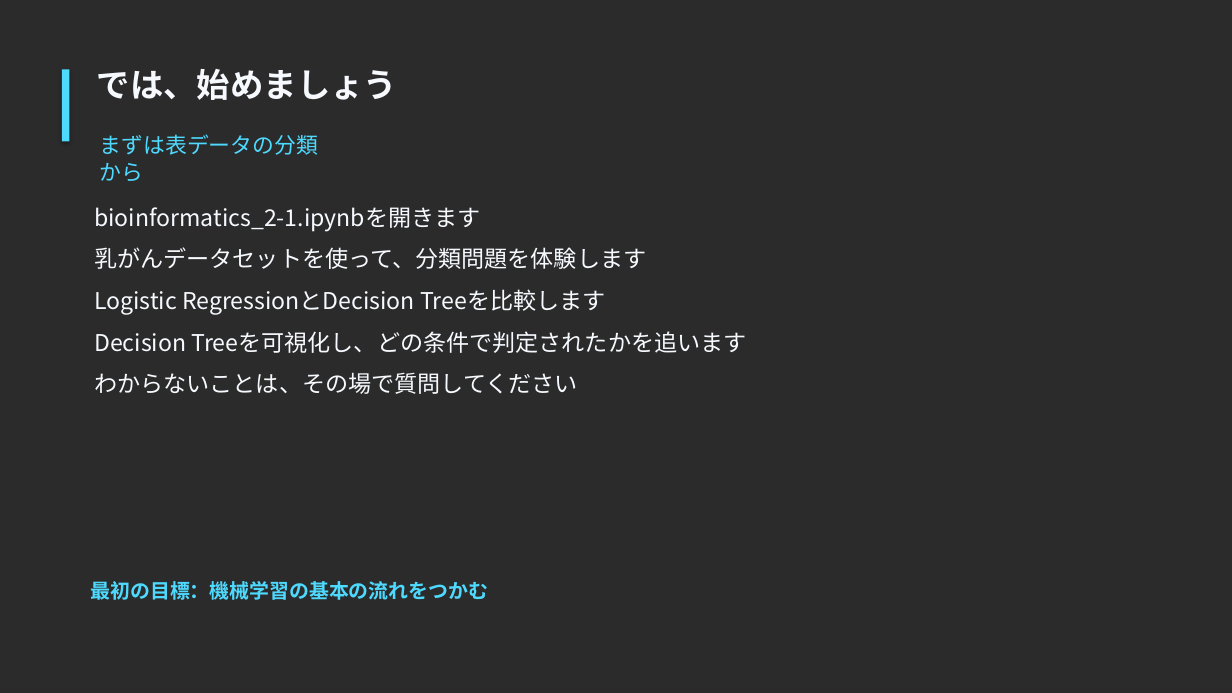
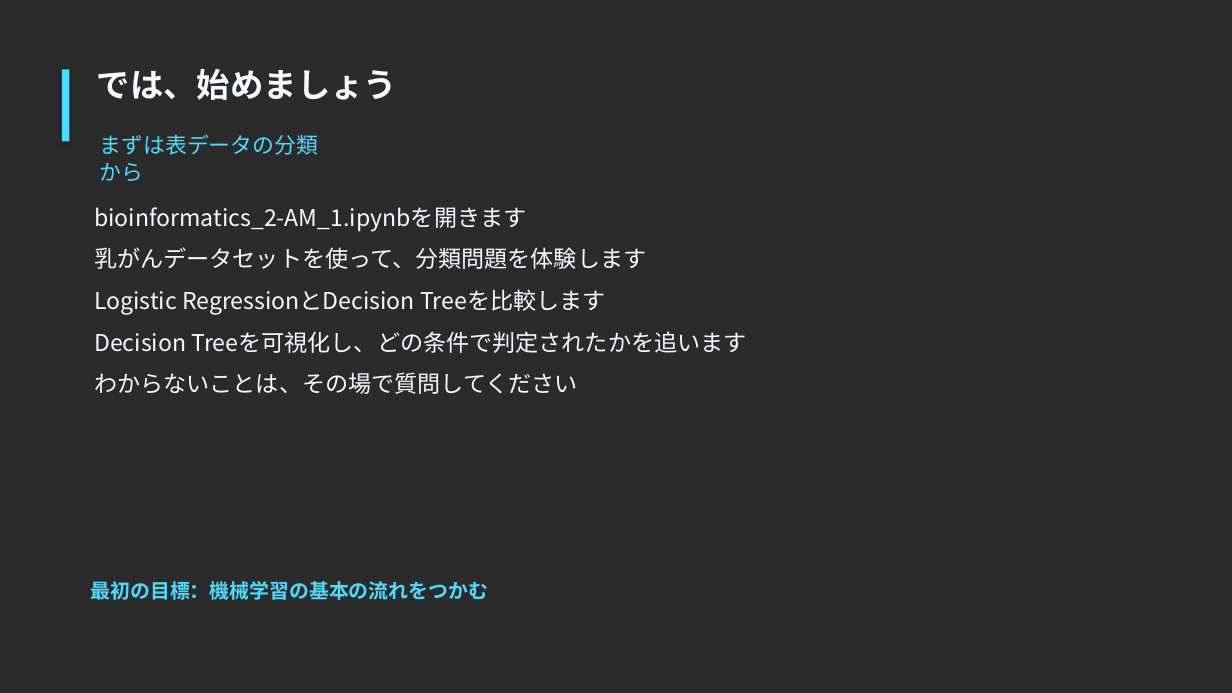
Before and after one commit to iwata97/bioinfo_2026, a slide deck: slide 14 of bioinformatics_day2_AM.pptx. Drawn at 1232x693 pixels with LibreOffice and Linux fonts; fonts in the diff are those of the drawing; background and template pictures are left out; a plain dark background stands for a picture behind light text. Boxes give left, top, right and bottom in pixels: in the first picture for what was removed or moved away, otherwise in the second. Text is boxed around its words. In the diff, an @@ line names an element or a change of style, - is before the commit and + after.

```diff
--- a/bioinformatics_day2_AM.pptx
+++ b/bioinformatics_day2_AM.pptx
@@ text at [94, 207, 526, 232]: text changed @@
-bioinformatics_2-1.ipynbを開きます
+bioinformatics_2-AM_1.ipynbを開きます
```
Also in this commit, not shown: 2 other files.
